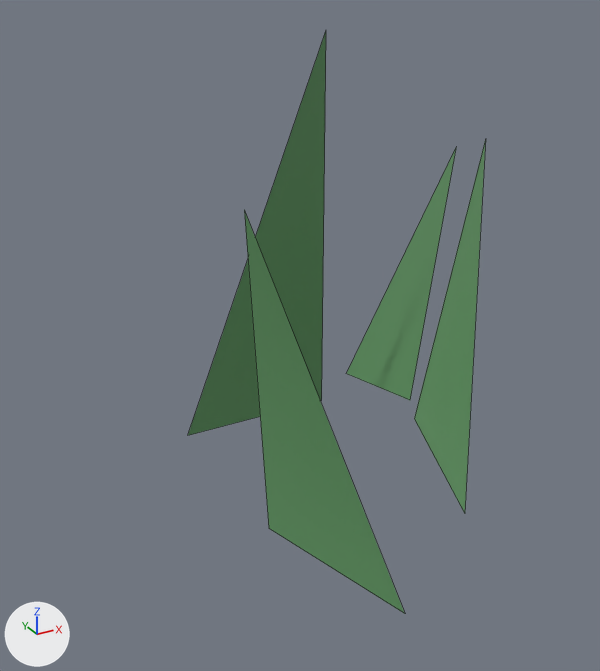
The Blender file map/models/environment/straw.blend as it was, and as the next commit left it.
The view is the same before and after, from a camera (50 mm lens) standing at (-4.25, -7.83, 4.4) and looking at (-0.47, -0.95, 0.96). Arrows for +X, +Y and +Z are at lower left; the lights stay in place. Mesh edges are drawn as thin lines.

The scene before the commit, as lines of its bpy script (objects in view):
```python
me_straw = bpy.data.meshes.new('straw')
me_straw.from_pydata(...)  # 12 vertices, 4 faces; spans x -1.71..3.18, y -3.01..1.53, z -0.03..4.83
me_straw.materials.append(mat_straw)  # green #619863
ob_straw = bpy.data.objects.new('straw', me_straw)
ob_straw.location = (-0.01, 0.0, -1.06)
```
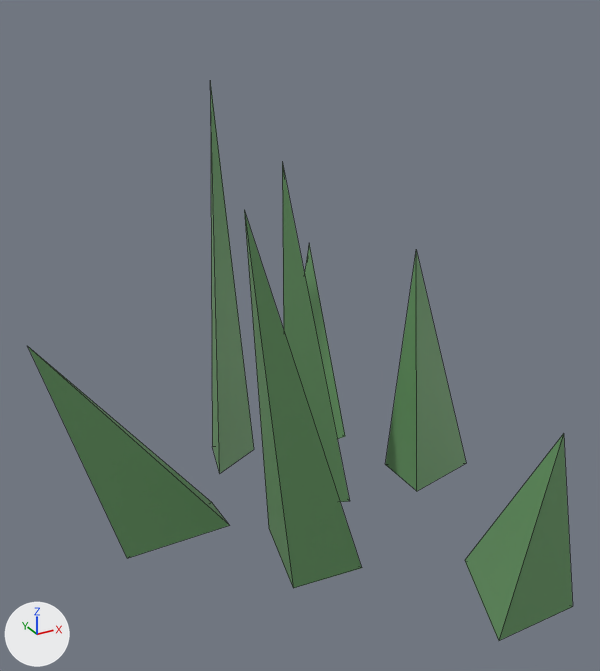
Pixel boxes (x1, y1, x2, y2) of what changed, in the pictures (600 x 671 px):
'straw', reshaped (83% wider)
    before: (188, 32, 486, 614)
    after: (28, 80, 573, 640)
part 1 of me_straw, deleted (green)
    before: (414, 139, 486, 513)
part 2 of me_straw, deleted (green)
    before: (346, 148, 456, 400)
part 3 of me_straw, deleted (green)
    before: (188, 32, 326, 435)
part 4 of me_straw, built on
    before: (245, 214, 405, 614)
    after: (28, 80, 573, 640)

Diff of the bpy script that builds the scene:
```diff
--- a/map/models/environment/straw.blend.py
+++ b/map/models/environment/straw.blend.py
@@ me_straw @@
 # used by ob_straw; location = (-0.01, 0.0, -1.06)
-me_straw.from_pydata(...)  # 12 vertices, 4 faces; spans x -1.71..3.18, y -3.01..1.53, z -0.03..4.83
+me_straw.from_pydata(...)  # 28 vertices, 28 faces; spans x -3.15..1.67, y -3.69..0.84, z -0.26..4.4
+# me_straw part 1: the loose piece of 3 vertices spanning x 1.0..2.11, y -2.06..-0.06, z 0.0..3.75 is deleted
+# me_straw part 2: the loose piece of 3 vertices spanning x 1.69..3.18, y 0.39..1.53, z 0.0..3.26 is deleted
+# me_straw part 3: the loose piece of 3 vertices spanning x -1.02..0.98, y 1.04, z -0.03..4.83 is deleted
+# me_straw part 4
+# 1 vertex is removed from x -0.48, y -3.01, z 0.0
+# 1 face is deleted
+# 26 vertices are added at x -3.15..1.67, y -3.69..0.84, z -0.26..4.4
+# 28 new faces join them
 me_straw.materials.append(mat_straw)
```
